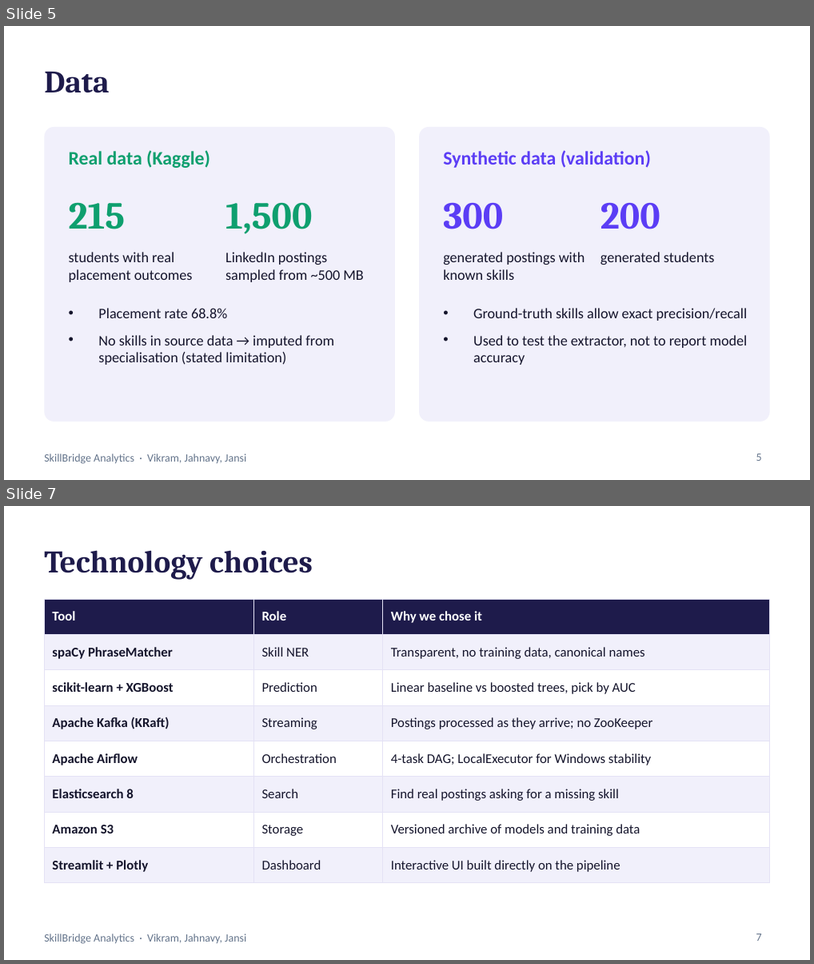
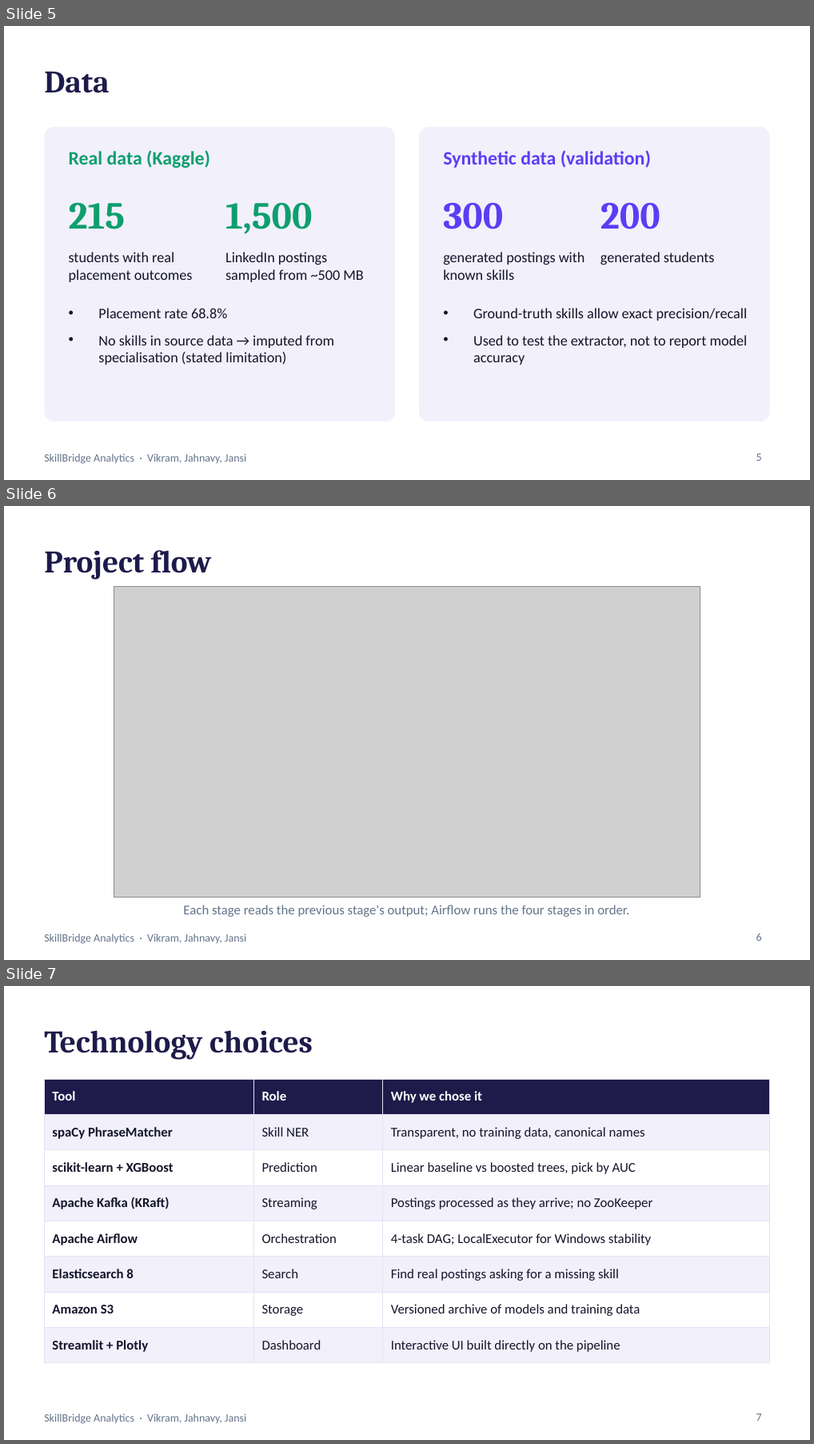
Before and after one commit to Vikram5002/Equilearn, a slide deck: rsp/ppt/SkillBridge_Evaluation.pptx. Shown one above the other, each under a label of ours: slides 5 and 7 before the commit, slides 5, 6 and 7 after it; the slides between them are not shown. The pictures are 814x964 and 814x1444 pixels, drawn with LibreOffice and Linux fonts; fonts in the diff are those of the drawing; grey boxes stand for pictures. Boxes give left, top, right and bottom in pixels: in the first picture for what was removed or moved away, otherwise in the second. Text is boxed around its words. In the diff, an @@ line names an element or a change of style, - is before the commit and + after.

Commit message:
Add project, tech stack, scenario and development flow diagrams to evaluation deck

```diff
--- a/rsp/ppt/SkillBridge_Evaluation.pptx
+++ b/rsp/ppt/SkillBridge_Evaluation.pptx
@@ slide 6 added at <box>4,506,810,960</box>, background #FFFFFF; not listed: 1 template element that a slide beside it also shows @@
@@ title added at <box>44,550,212,580</box>, 28 pt, text #1E1B4B, bold @@
+Project flow
@@ picture added at <box>114,587,701,897</box> @@
@@ text added at <box>183,904,630,916</box>, 12 pt, text #64748B @@
+Each stage reads the previous stage's output; Airflow runs the four stages in order.
@@ page number added at <box>757,932,762,940</box>, 10 pt, text #64748B @@
+6
```
Also in this commit, not shown: 3 slides changed, 3 other slides added, 1 slide removed, 6 other files.
